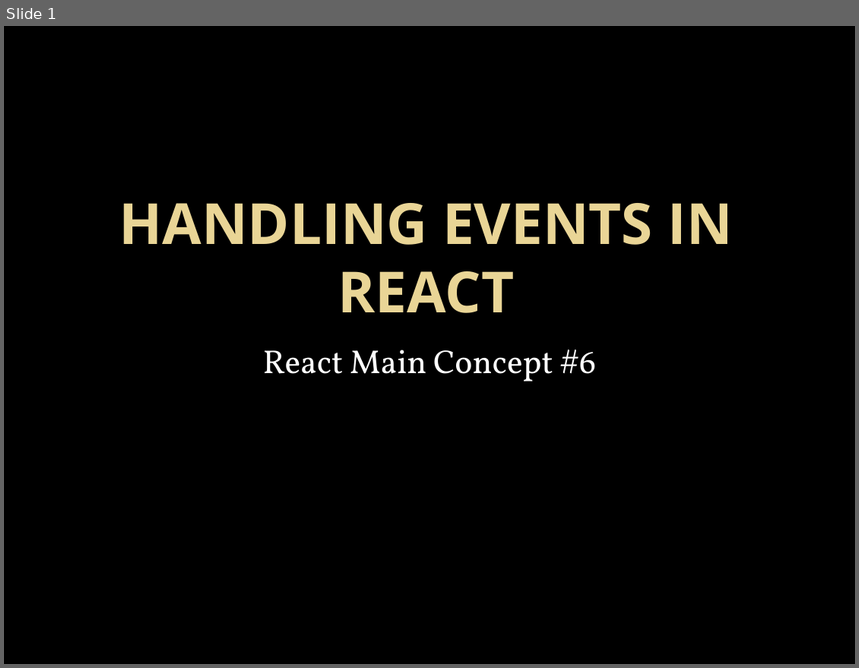
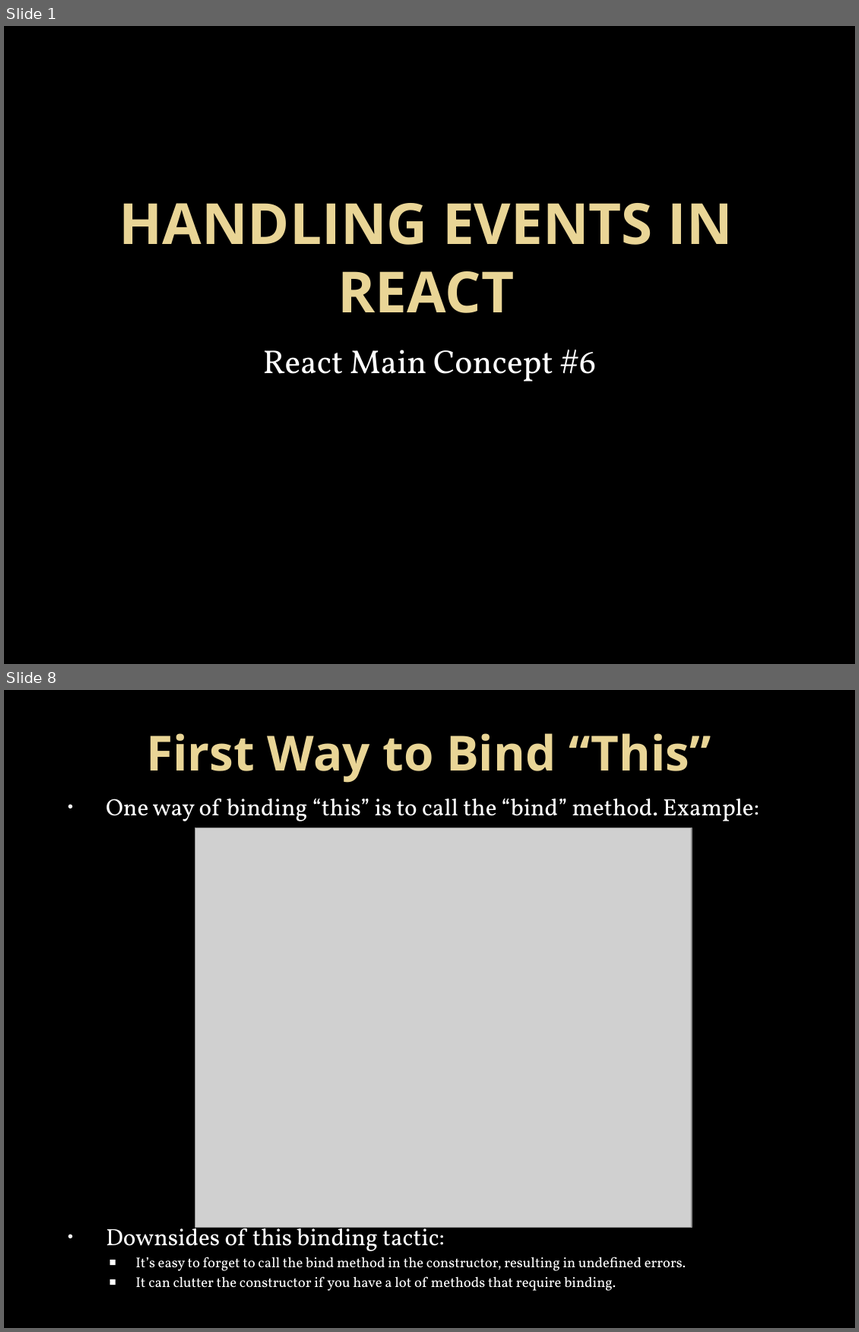
Before and after one commit to nhopfe/cohort3, a slide deck: Handling Events in React.pptx. Shown one above the other, each under a label of ours: slide 1 before the commit, slides 1 and 8 after it; the slides between them are not shown. The pictures are 859x668 and 859x1332 pixels, drawn with LibreOffice and Linux fonts; fonts in the diff are those of the drawing; grey boxes stand for pictures; background and template pictures are left out. Boxes give left, top, right and bottom in pixels: in the first picture for what was removed or moved away, otherwise in the second. Text is boxed around its words. In the diff, an @@ line names an element or a change of style, - is before the commit and + after.

```diff
--- a/Handling Events in React.pptx
+++ b/Handling Events in React.pptx
@@ slide 8 added at (x1=4, y1=690, x2=855, y2=1328), background picture (left out) @@
@@ title added at (x1=147, y1=733, x2=712, y2=783), 41 pt, text gradient #EAD696 to #E7D081, bold @@
+First Way to Bind “This”
@@ text added at (x1=106, y1=798, x2=759, y2=1291), 12 pt, text #FFFFFF @@
+• One way of binding “this” is to call the “bind” method. Example:
+• Downsides of this binding tactic:
+  ■ It’s easy to forget to call the bind method in the constructor, resulting in undefined errors.
+  ■ It can clutter the constructor if you have a lot of methods that require binding.
@@ picture added at (x1=195, y1=828, x2=692, y2=1227) @@
```
Also in this commit, not shown: 7 slides changed, 3 other slides added, 3 slides removed.
